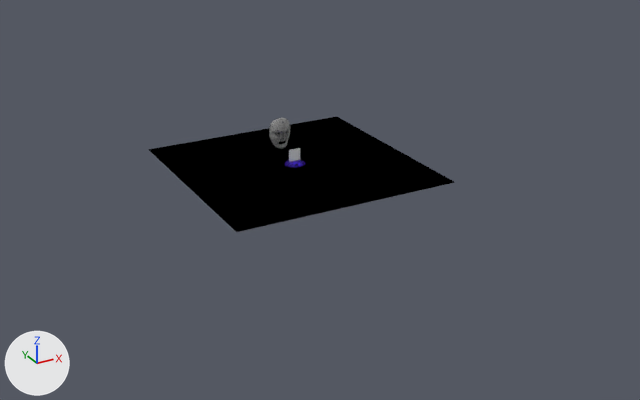
Before and after pictures for a commit that changed the Blender file UV_TikTok_Animations.blend.
The view is the same before and after, from a camera (50 mm lens) standing at (-45.2, -88.5, 38.7) and looking at (1.4, -3.7, -3.6). Lighting does not change. The marker at lower left points along +X, +Y and +Z.

The older version as bpy lines, for what is in view:
```python
me_face_uv_001 = bpy.data.meshes.new('face_uv.001')
me_face_uv_001.from_pydata(...)  # 683 vertices, 1262 faces; spans x -243.0..244.0, y -244.0..243.0, z 0.0
me_face_uv_001.materials.append(mat_material_002)
me_plane = bpy.data.meshes.new('Plane')
me_plane.from_pydata([(-1.0, -1.0, 0.0), (1.0, -1.0, 0.0), (-1.0, 1.0, 0.0), (1.0, 1.0, 0.0)], [], [(0, 1, 3, 2)])
me_plane.materials.append(mat_material)  # black #000000
ob_face_uv = bpy.data.objects.new('face_uv', me_face_uv_001)
ob_face_uv.location = (0.0, 0.0, 0.0)
ob_face_uv.rotation_euler = (3.142, -3.142, -317.3)  # degrees (180, -180, 180)
ob_face_uv.scale = (0.00517, 0.00517, 0.00517)
ob_plane = bpy.data.objects.new('Plane', me_plane)
ob_plane.location = (0.0, 0.0, -0.2)
ob_plane.scale = (13.6, 13.6, 13.6)
```
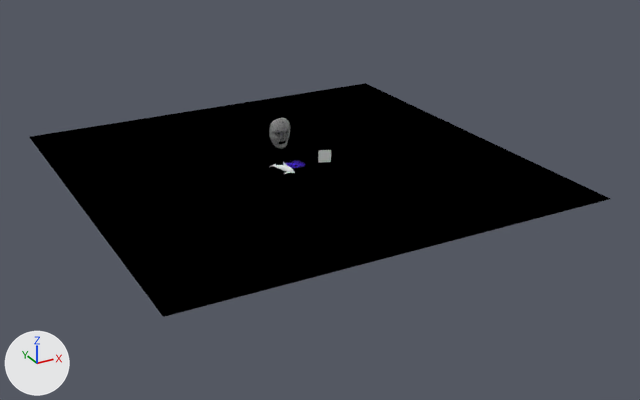
What differs and where, as boxes (x1, y1, x2, y2) in the pictures (640 x 400 px):
'Plane', rescaled (89% wider, 103% taller): before (148, 117, 454, 232); after (30, 83, 610, 317)
'face_uv', moved: before (284, 160, 305, 167); after (285, 161, 305, 168)
'Dolphin', added: after (269, 162, 295, 174)

The change, as a list of edits to the scene's bpy script:
```text
Add mat_material_003:
    mat_material_003 = principled_material('Material.003')
    mat_material_003.base_color = (0.8, 0.8, 0.8)  # white #e7e7e7
Add me_dolphin:
    me_dolphin.from_pydata(...)  # 84 vertices, 157 faces; spans x -39.0..39.0, y -29.0..60.0, z -126.0..143.0
    me_dolphin.materials.append(mat_material_003)  # white #e7e7e7
Change ob_face_uv:
    ob_face_uv.location: (0.0, 0.0, 0.0) -> (0.0, 0.0, -0.1)
Change ob_plane:
    ob_plane.scale: (13.6, 13.6, 13.6) -> (25.7, 25.7, 25.7)
Add ob_dolphin:
    ob_dolphin = bpy.data.objects.new('Dolphin', me_dolphin)
    ob_dolphin.location = (-4.31, -5.8, 2.21)
    ob_dolphin.rotation_euler = (1.571, 0.0, -2.806)  # degrees (90, 0, -161)
    ob_dolphin.scale = (0.0126, 0.0126, 0.0126)
    _m = ob_dolphin.modifiers.new('Triangulate', 'TRIANGULATE')
    _m = ob_dolphin.modifiers.new('Subdivision', 'SUBSURF')
    _m.levels = 0
    _m.render_levels = 0
```
